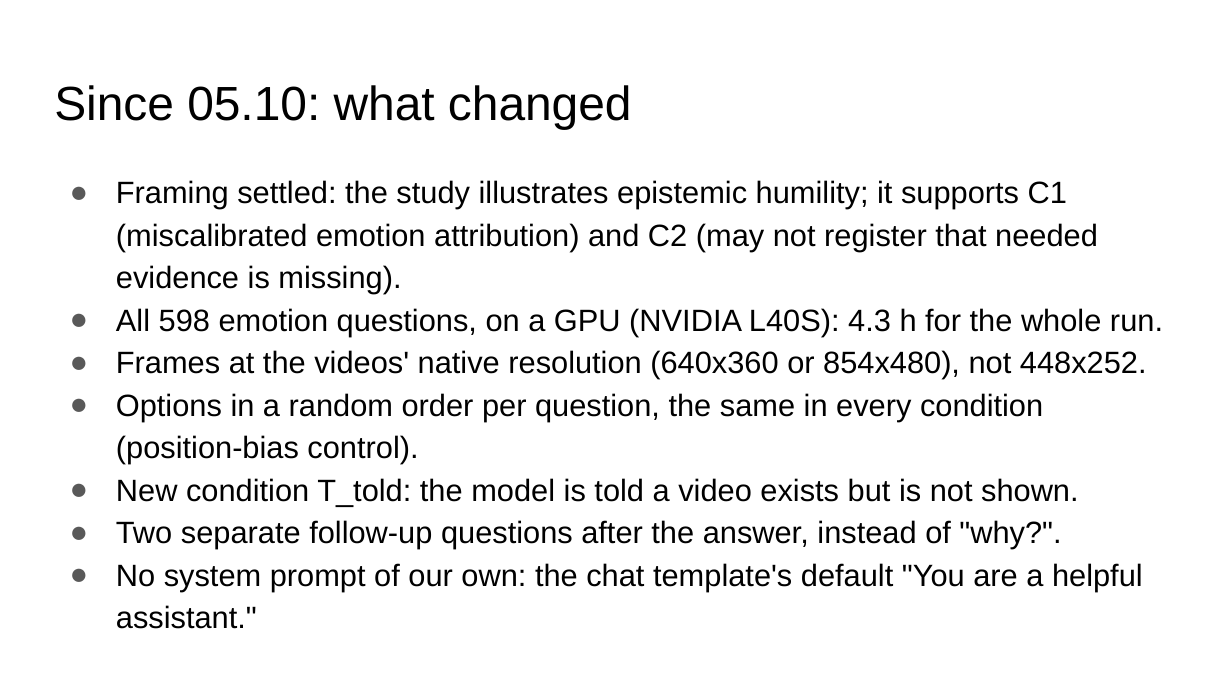
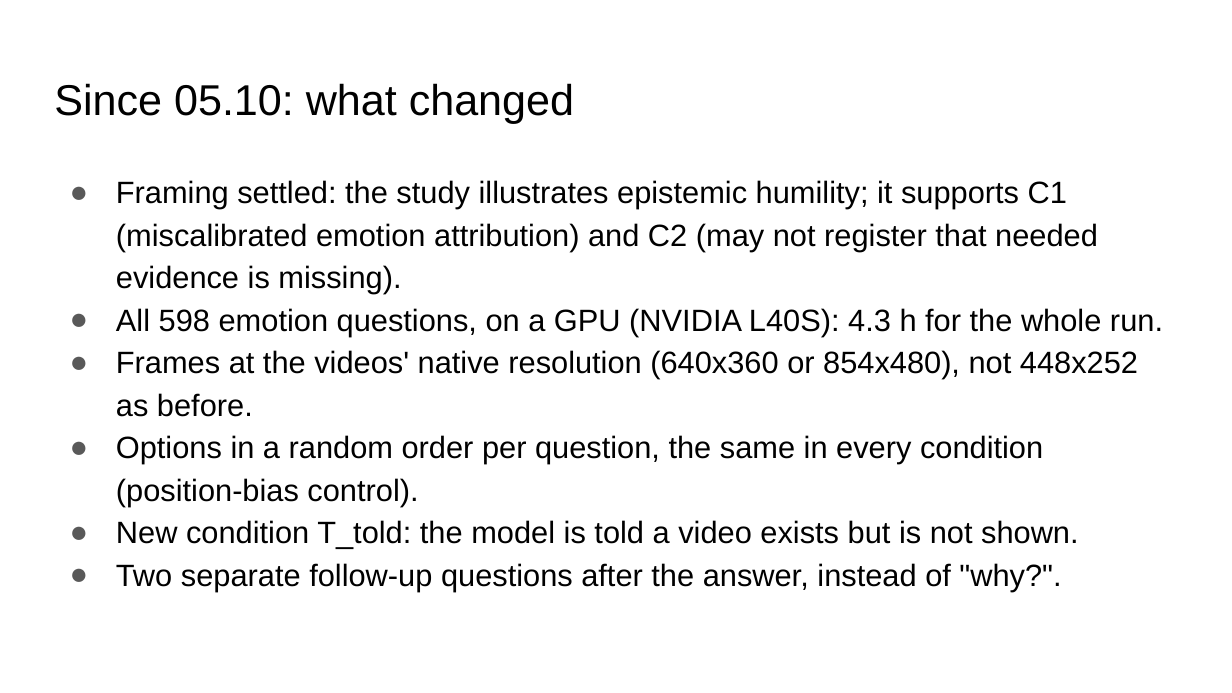
Before and after one commit to seriozh1/ai-alignment-demands-emotions, a slide deck: slide 22 of files/AI Alignemnt Emotions all slides.pptx (slide 2 before the commit). Drawn at 1232x693 pixels with LibreOffice and Linux fonts; fonts in the diff are those of the drawing. Boxes give left, top, right and bottom in pixels: in the first picture for what was removed or moved away, otherwise in the second. Text is boxed around its words. In the diff, an @@ line names an element or a change of style, - is before the commit and + after.

```diff
--- a/files/AI Alignemnt Emotions all slides.pptx
+++ b/files/AI Alignemnt Emotions all slides.pptx
@@ title "Since 05.10: what changed" at (54, 83, 574, 123): size 28 to 25.2 pt @@
@@ text at (116, 350, 1138, 417): text changed @@
-● Frames at the videos' native resolution (640x360 or 854x480), not 448x252.
+● Frames at the videos' native resolution (640x360 or 854x480), not 448x252 as before.
@@ text at (116, 563, 1143, 629): paragraph removed @@
-● No system prompt of our own: the chat template's default "You are a helpful assistant."
```
Also in this commit, not shown: 11 other slides changed, 20 slides added, 2 slides removed, 30 other files.
